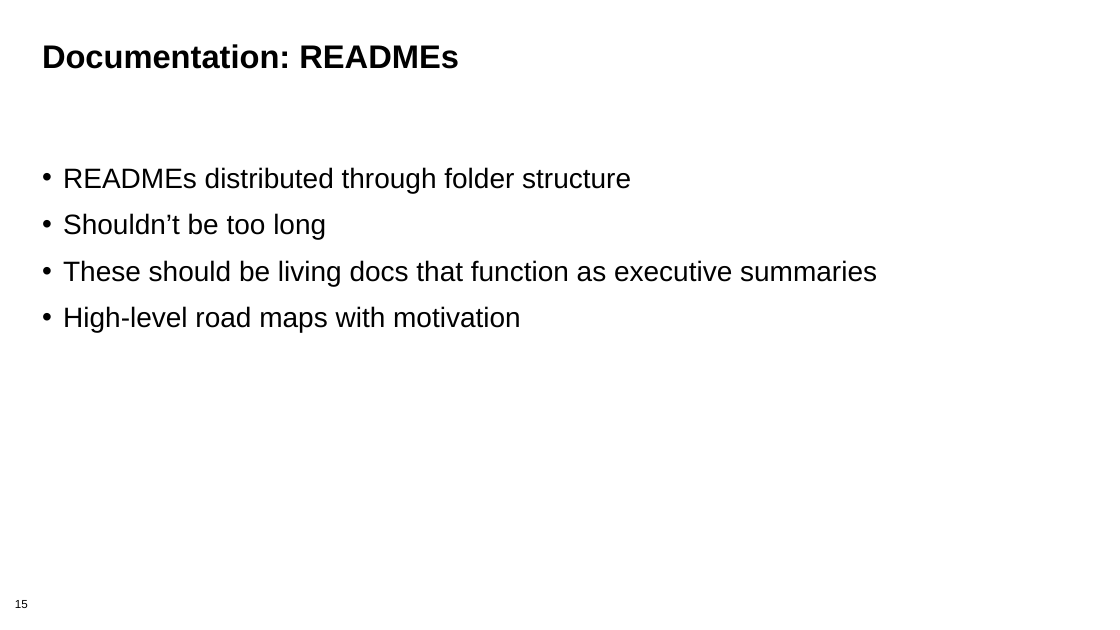
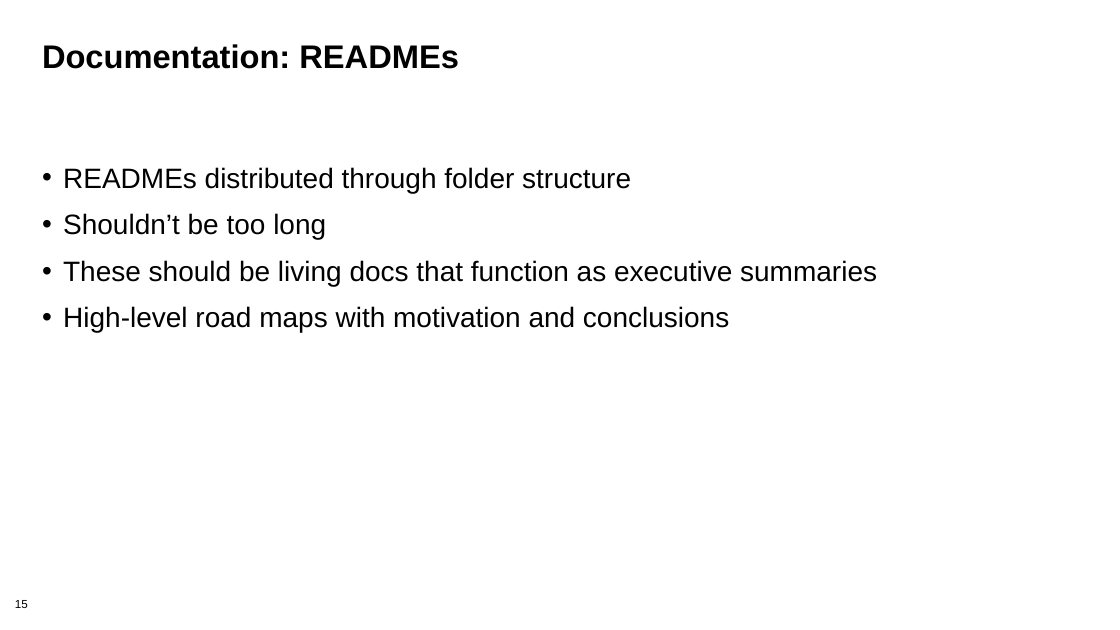
Before and after one commit to bssw-tutorial/presentations, a slide deck: slide 15 of computational-expts.pptx. Drawn at 1120x630 pixels with LibreOffice and Linux fonts; fonts in the diff are those of the drawing; background and template pictures are left out. Boxes give left, top, right and bottom in pixels: in the first picture for what was removed or moved away, otherwise in the second. Text is boxed around its words. In the diff, an @@ line names an element or a change of style, - is before the commit and + after.

```diff
--- a/computational-expts.pptx
+++ b/computational-expts.pptx
@@ text at (x1=63, y1=306, x2=729, y2=332): text changed @@
-• High-level road maps with motivation
+• High-level road maps with motivation and conclusions
```
Also in this commit, not shown: 2 other slides changed.
